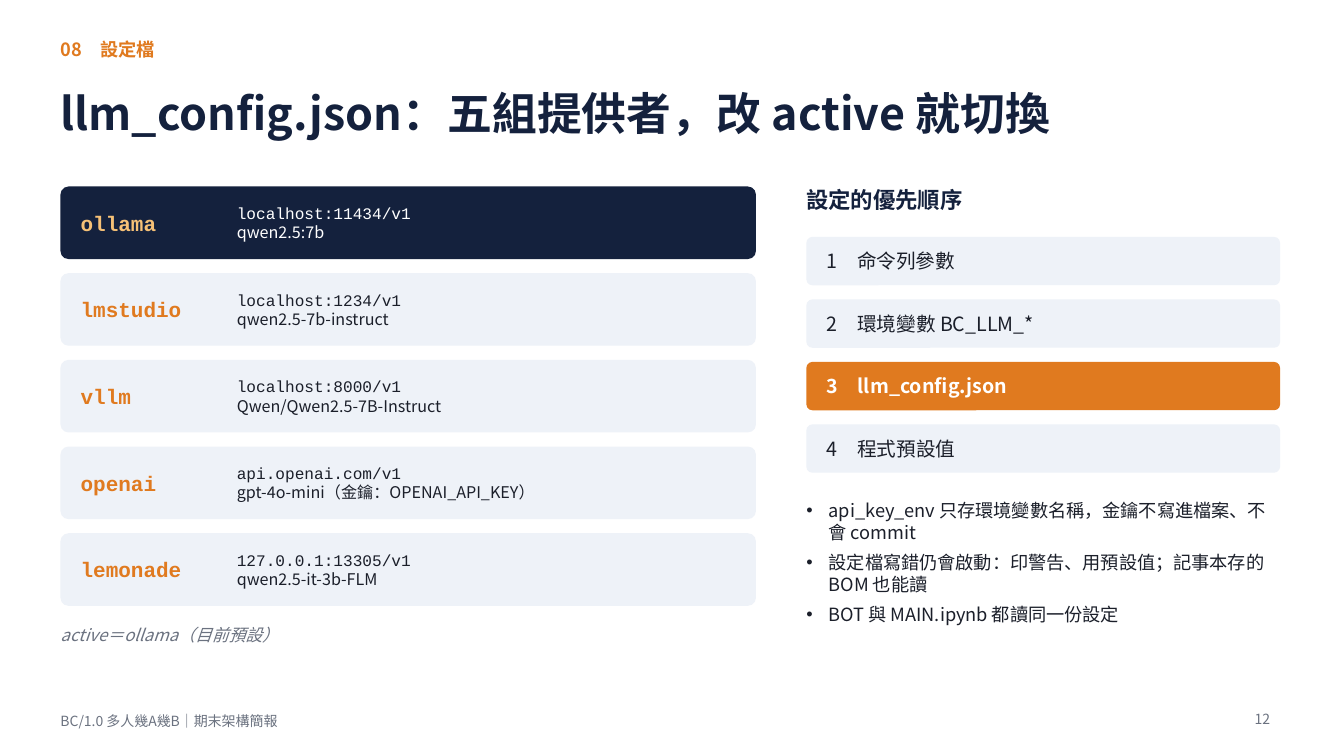
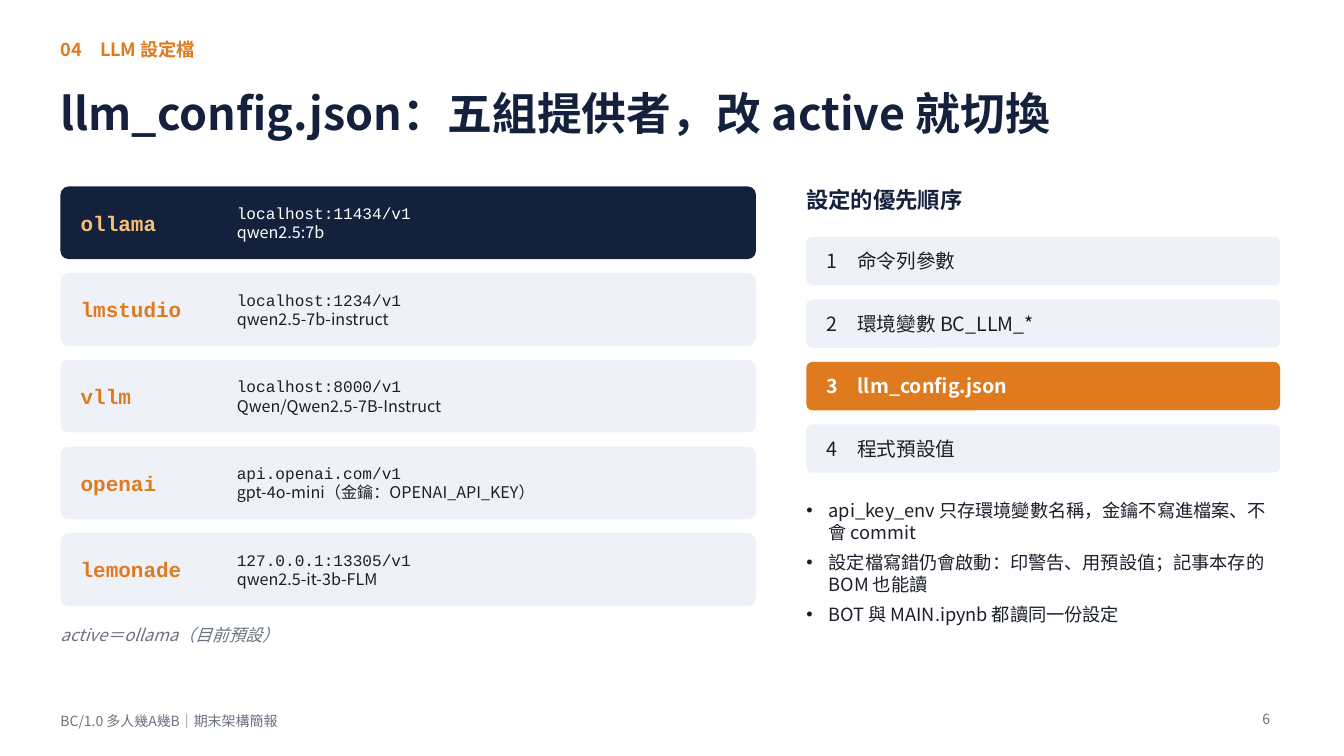
Before and after one commit to TAIWAN-ET/web_application2026_project, a slide deck: slide 6 of slides/期末架構簡報.pptx (slide 12 before the commit). Drawn at 1344x756 pixels with LibreOffice and Linux fonts; fonts in the diff are those of the drawing. Boxes give left, top, right and bottom in pixels: in the first picture for what was removed or moved away, otherwise in the second. Text is boxed around its words. In the diff, an @@ line names an element or a change of style, - is before the commit and + after.

```diff
--- a/slides/期末架構簡報.pptx
+++ b/slides/期末架構簡報.pptx
@@ text at <box>60,40,195,58</box>: text changed @@
-08 設定檔
+04 LLM 設定檔
@@ page number at <box>1262,713,1270,724</box>: text changed @@
-12
+6
```
Also in this commit, not shown: 5 other slides changed, 2 slides added, 9 slides removed, 2 other files.
